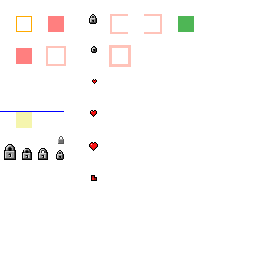
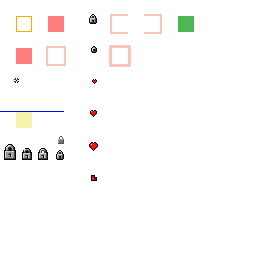
Comparing the layer stacks of the two w=256, h=256 images. Changes:
added layer "Pasted Layer" above "Layer" over [14,78,19,83]
